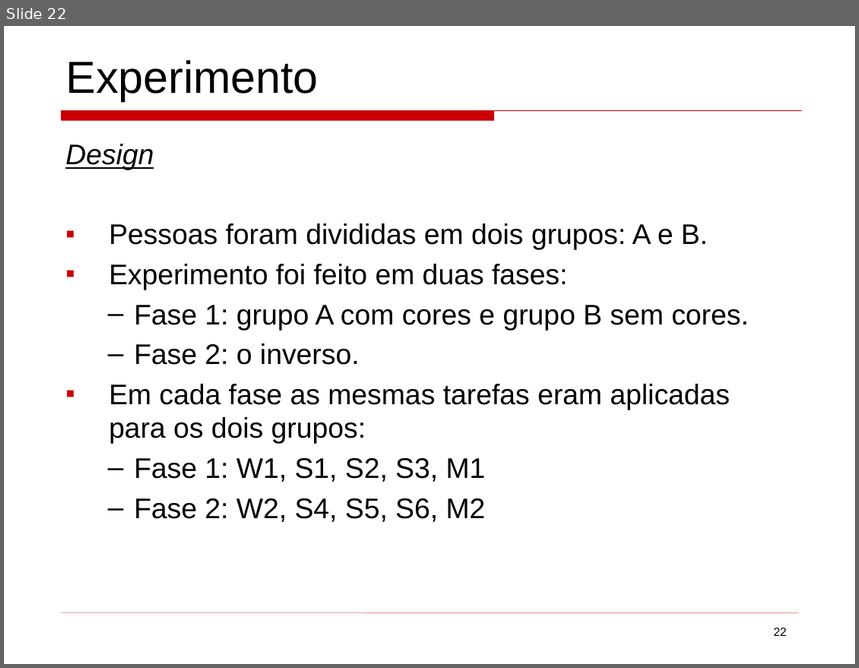
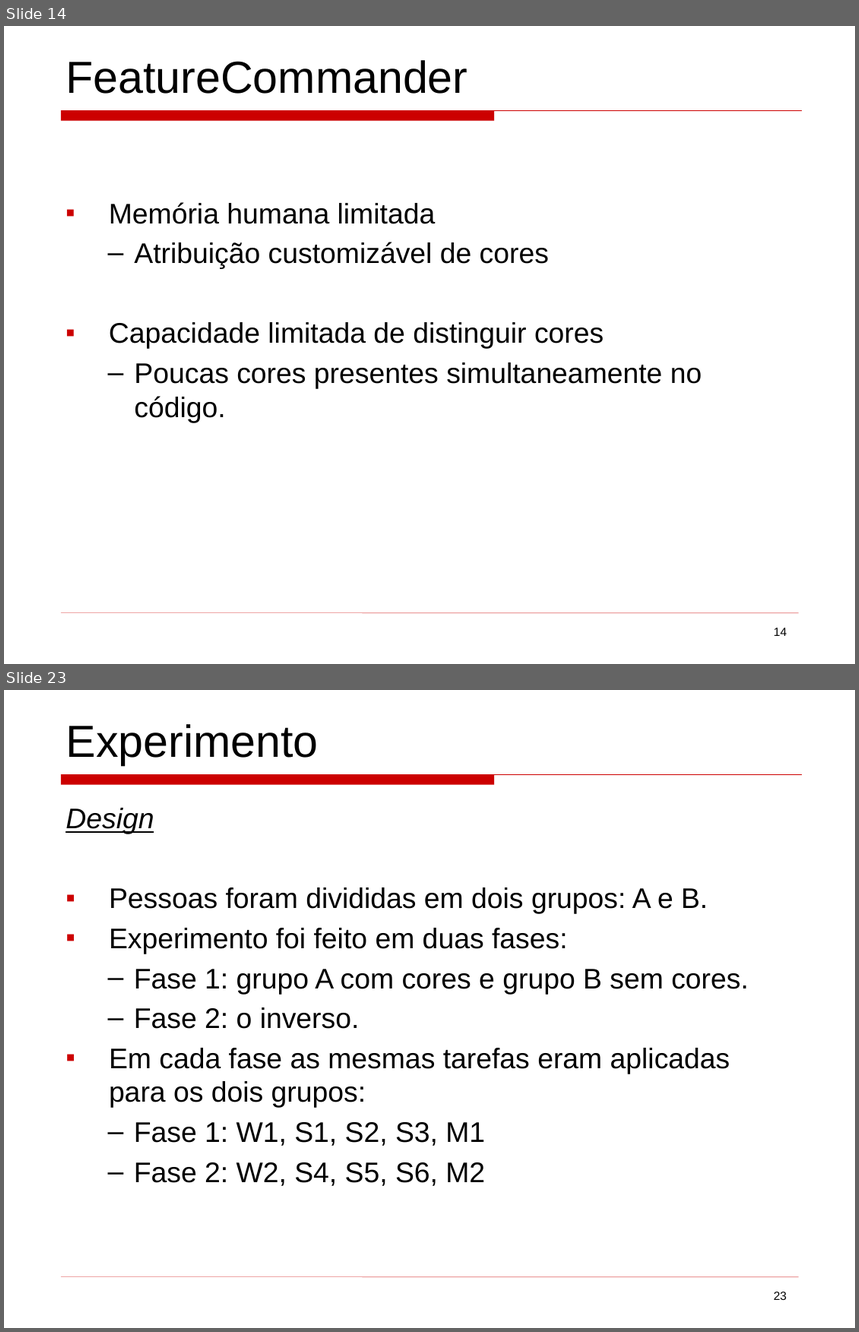
Before and after one commit to mateus51/TPs, a slide deck: ArqSoft/Seminários/background_colors_program_comprehension.ppt. Shown one above the other, each under a label of ours: slide 22 before the commit, slides 14 and 23 after it; the slides between them are not shown. The pictures are 859x668 and 859x1332 pixels, drawn with LibreOffice and Linux fonts; fonts in the diff are those of the drawing. Boxes give left, top, right and bottom in pixels: in the first picture for what was removed or moved away, otherwise in the second. Text is boxed around its words. In the diff, an @@ line names an element or a change of style, - is before the commit and + after.

```diff
--- a/ArqSoft/Seminários/background_colors_program_comprehension.ppt
+++ b/ArqSoft/Seminários/background_colors_program_comprehension.ppt
@@ slide 14 added at bbox=[4, 26, 855, 664], background #FFFFFF; not listed: 2 template elements that a slide beside it also shows @@
@@ text added at bbox=[66, 60, 468, 94], 38 pt, text #000000 @@
+FeatureCommander
@@ text added at bbox=[109, 202, 702, 423], 24 pt, text #000000 @@
+▪ Memória humana limitada
+  – Atribuição customizável de cores
+▪ Capacidade limitada de distinguir cores
+  – Poucas cores presentes simultaneamente no código.
@@ page number added at bbox=[774, 628, 787, 636], 10 pt, text #000000 @@
+14
@@ what was slide 22 is now slide 23 @@
@@ page number at bbox=[774, 1292, 787, 1300]: text changed @@
-22
+23
```
Also in this commit, not shown: 20 slides changed, 1 other slide added, 1 slide removed, 3 other files.
